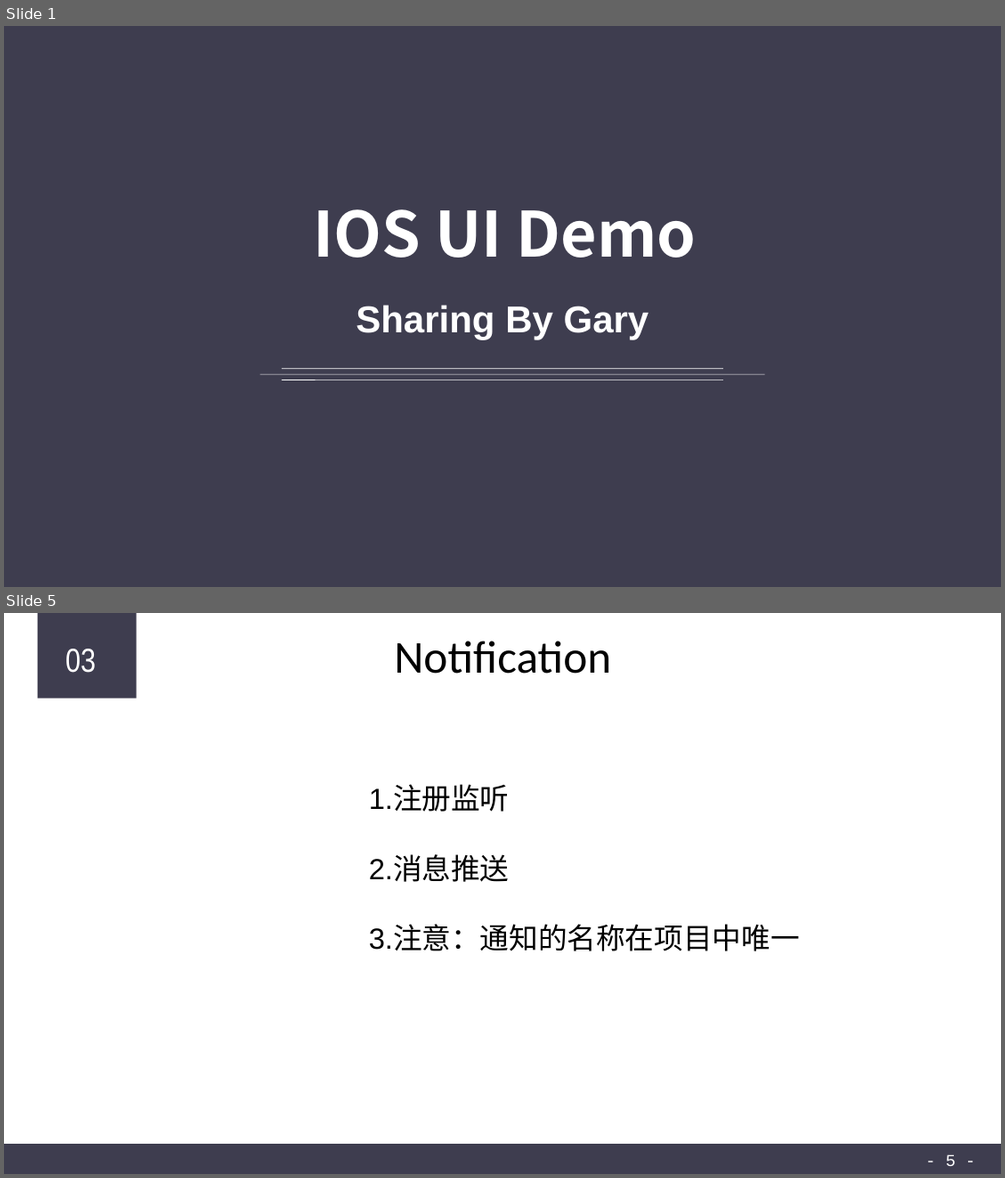
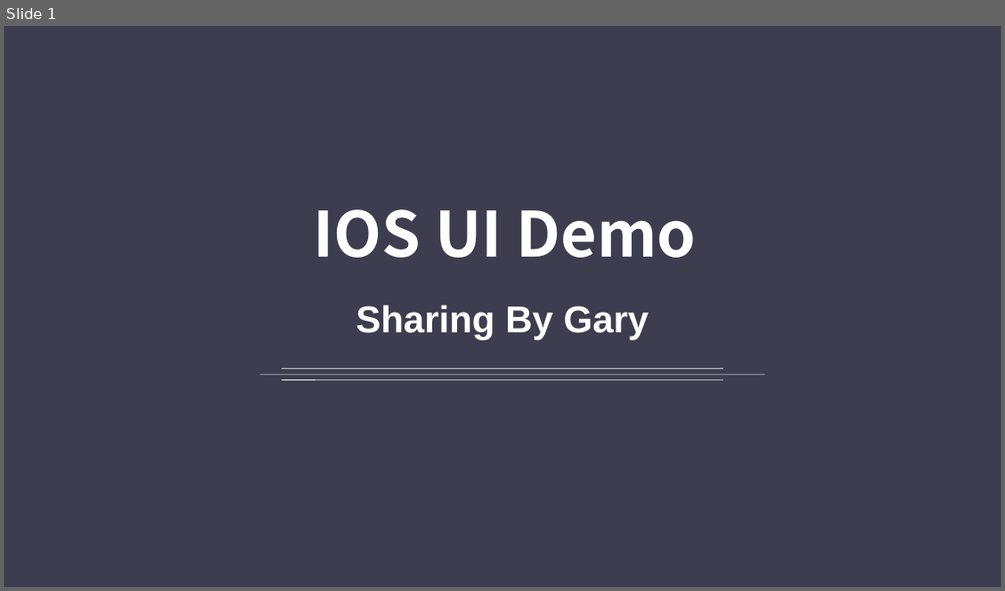
Before and after one commit to CODEJY/IOSProjects, a slide deck: Sharing3.ppt. Shown one above the other, each under a label of ours: slides 1 and 5 before the commit, slide 1 after it; the slides between them are not shown. The pictures are 1005x1178 and 1005x591 pixels, drawn with LibreOffice and Linux fonts; fonts in the diff are those of the drawing. Boxes give left, top, right and bottom in pixels: in the first picture for what was removed or moved away, otherwise in the second. Text is boxed around its words. In the diff, an @@ line names an element or a change of style, - is before the commit and + after.

```diff
--- a/Sharing3.ppt
+++ b/Sharing3.ppt
@@ slide 5 removed at (x1=4, y1=613, x2=1001, y2=1174), background #FFFFFF @@
@@ rectangle removed at (x1=38, y1=613, x2=137, y2=698) @@
@@ text removed at (x1=65, y1=649, x2=96, y2=673) @@
-03
@@ title removed at (x1=394, y1=641, x2=611, y2=674) @@
-Notification
@@ text removed at (x1=369, y1=786, x2=800, y2=951) @@
-1.注册监听
-2.消息推送
-3.注意：通知的名称在项目中唯一
@@ rectangle removed at (x1=4, y1=1143, x2=1000, y2=1174) @@
@@ page number removed at (x1=946, y1=1154, x2=955, y2=1166) @@
-- 5 -
```
Also in this commit, not shown: 2 slides changed, 3 slides added, 2 other slides removed, 23 other files.
